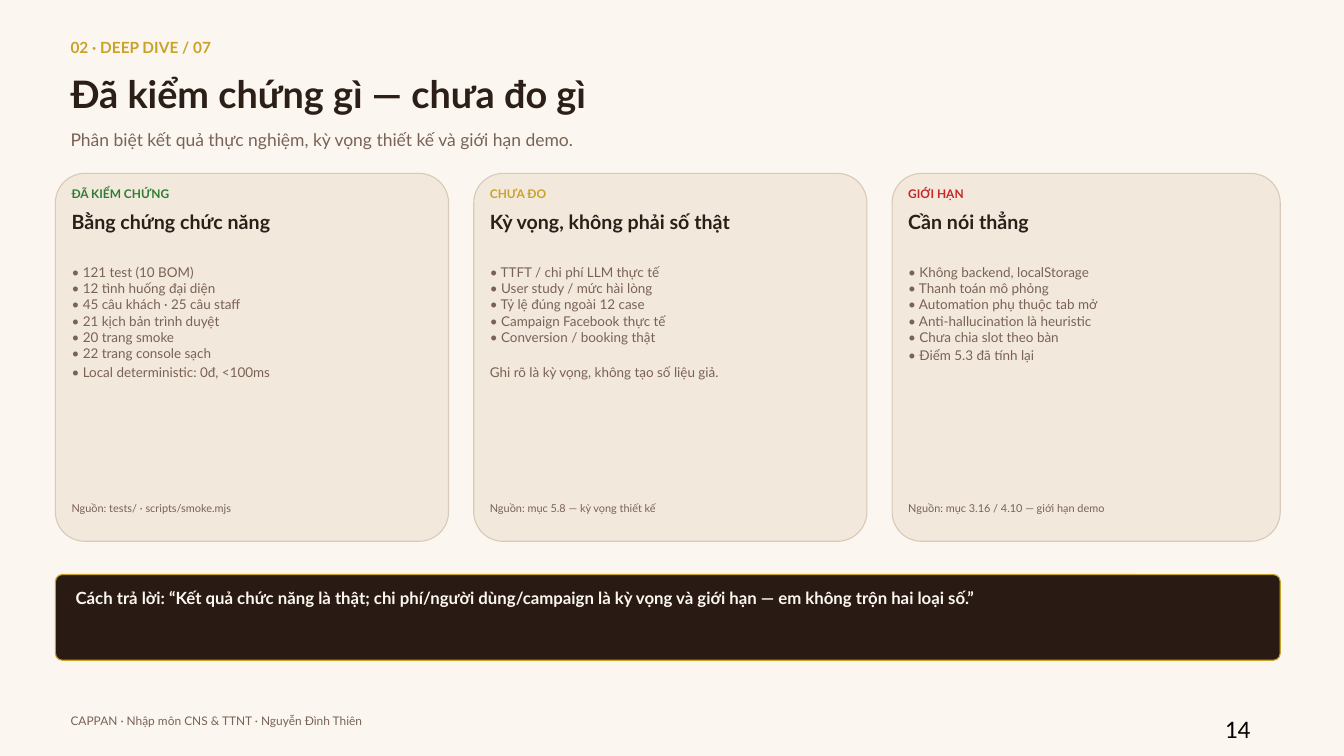
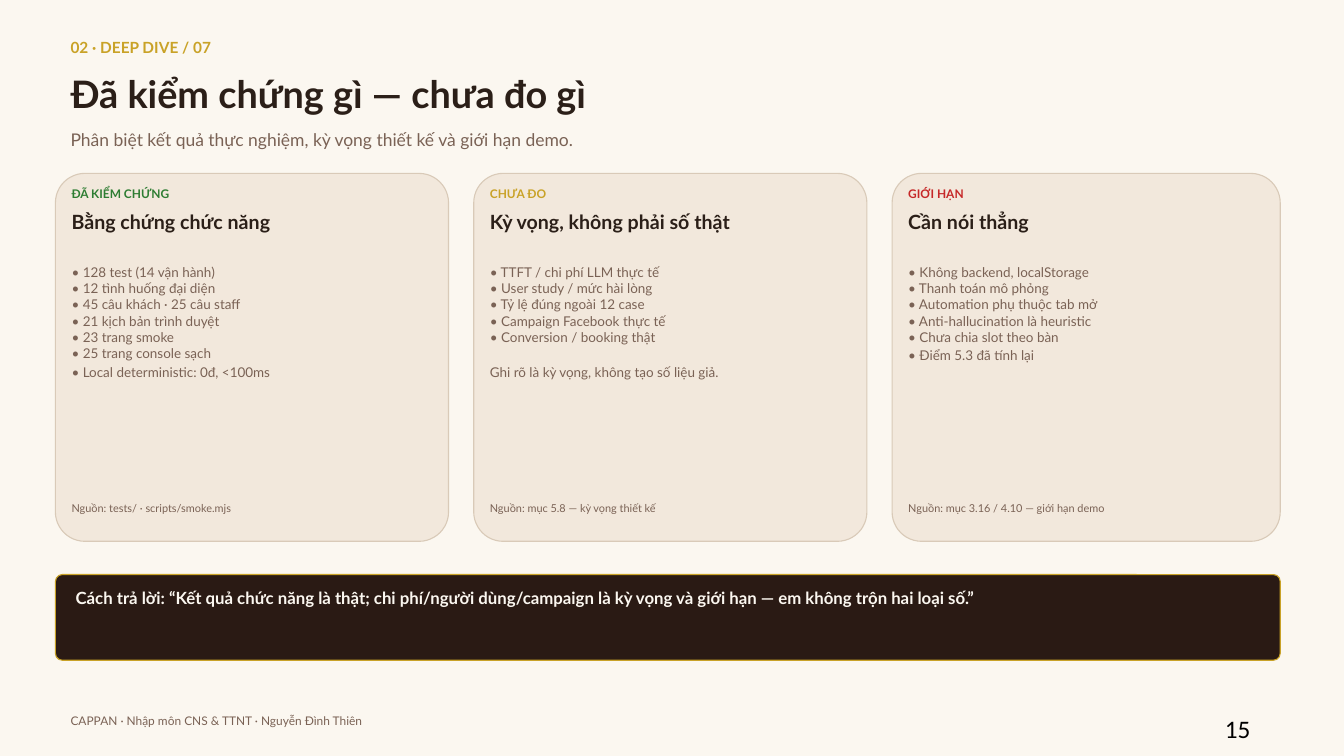
Before and after one commit to cappannguyen-0901/cappanwebdemo, a slide deck: slide 15 of cappan-slides.pptx (slide 14 before the commit). Drawn at 1344x756 pixels with LibreOffice and Linux fonts; fonts in the diff are those of the drawing. Boxes give left, top, right and bottom in pixels: in the first picture for what was removed or moved away, otherwise in the second. Text is boxed around its words. In the diff, an @@ line names an element or a change of style, - is before the commit and + after.

```diff
--- a/cappan-slides.pptx
+++ b/cappan-slides.pptx
@@ text at (83,267,270,379): text changed @@
-• 121 test (10 BOM)
-• 12 tình huống đại diện
-• 45 câu khách · 25 câu staff
-• 21 kịch bản trình duyệt
-• 20 trang smoke
-• 22 trang console sạch
-• Local deterministic: 0đ, <100ms
+• 128 test (14 vận hành)
+• 12 tình huống đại diện
+• 45 câu khách · 25 câu staff
+• 21 kịch bản trình duyệt
+• 23 trang smoke
+• 25 trang console sạch
+• Local deterministic: 0đ, <100ms
@@ text at (1225,721,1251,738): text changed @@
-14
+15
```
Also in this commit, not shown: 17 other slides changed, 4 slides added, 16 other files.
